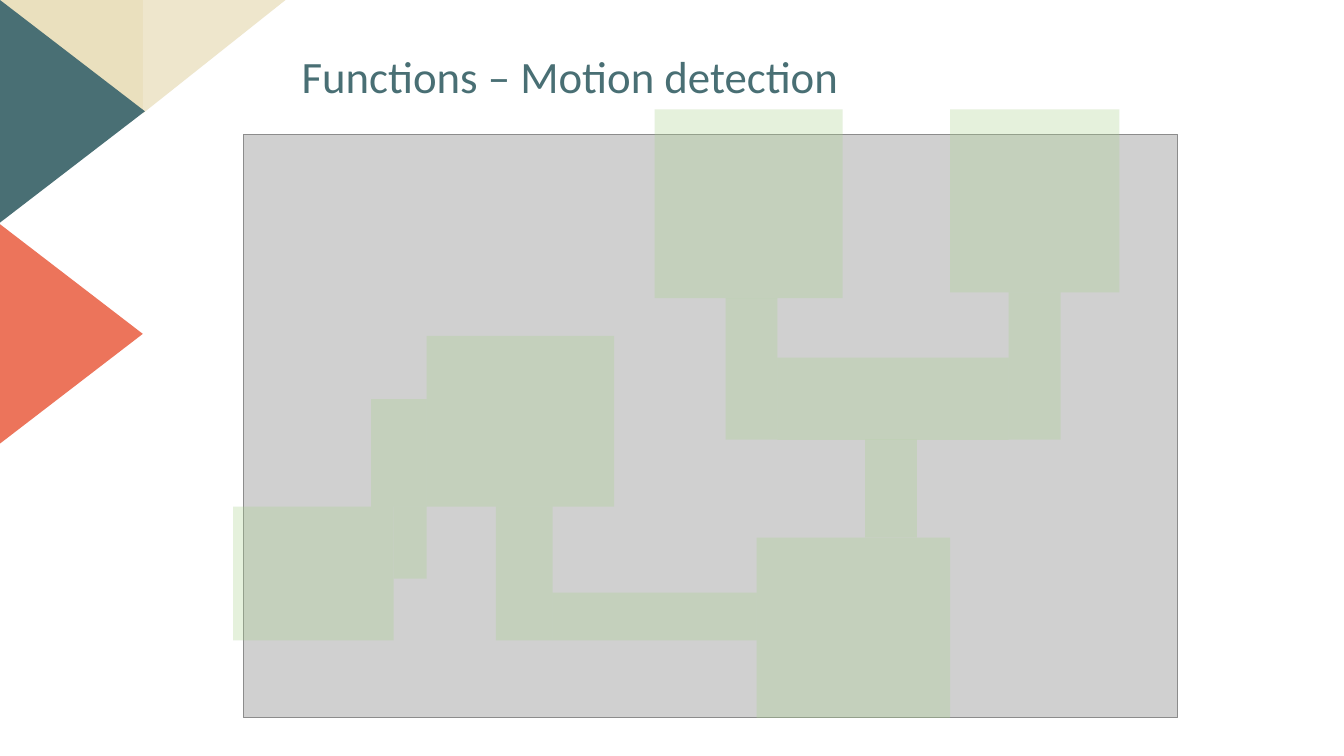
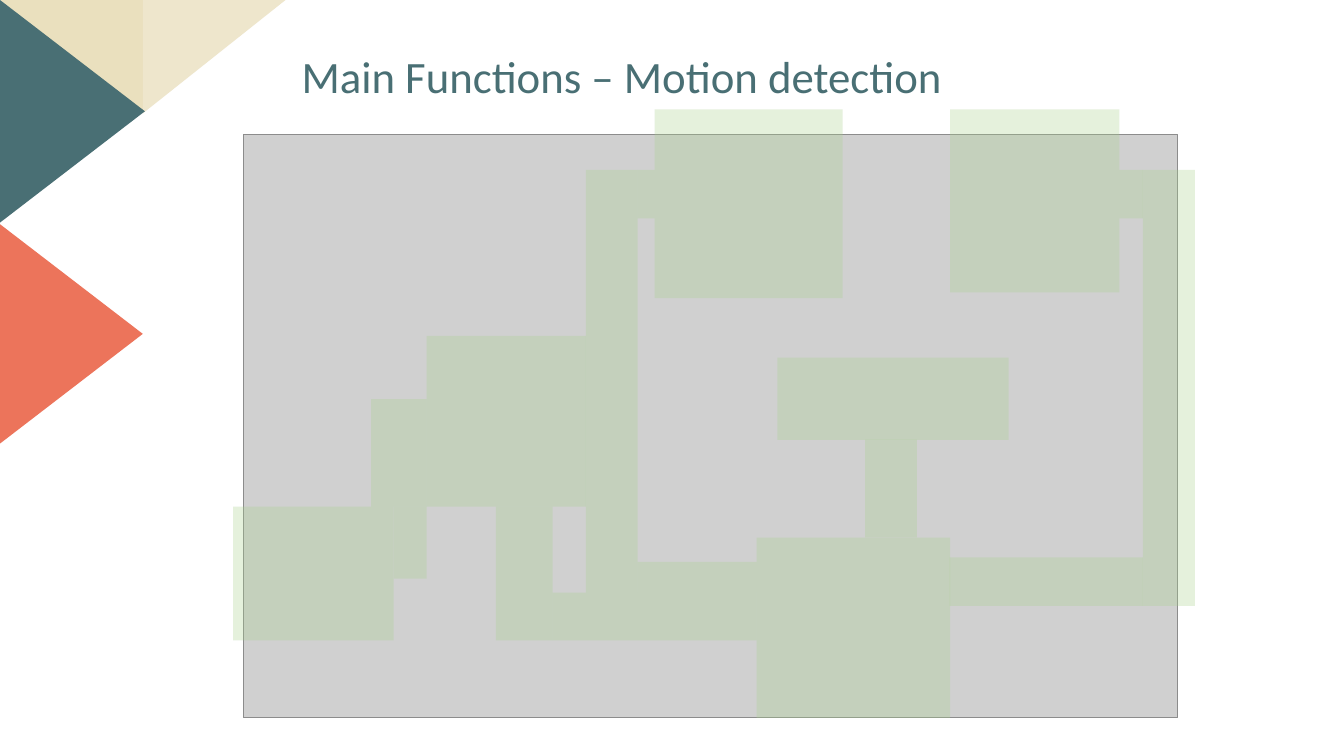
Before and after one commit to KwangwonChoi/CapstoneDesign2, a slide deck: slide 7 of documents/졸프_최종발표.pptx. Drawn at 1344x756 pixels with LibreOffice and Linux fonts; fonts in the diff are those of the drawing; grey boxes stand for pictures. Boxes give left, top, right and bottom in pixels: in the first picture for what was removed or moved away, otherwise in the second. Text is boxed around its words. In the diff, an @@ line names an element or a change of style, - is before the commit and + after.

```diff
--- a/documents/졸프_최종발표.pptx
+++ b/documents/졸프_최종발표.pptx
@@ text at [302, 62, 941, 94]: text changed @@
-Functions – Motion detection
+Main Functions – Motion detection
@@ rectangle: place and size @@
-rectangle at [726, 298, 777, 440]
+rectangle at [586, 170, 637, 593]
@@ rectangle added at [638, 170, 655, 219], fill #A9D18E at 30% opacity @@
@@ rectangle added at [1120, 170, 1143, 219], fill #A9D18E at 30% opacity @@
@@ rectangle: place and size @@
-rectangle at [1009, 292, 1061, 440]
+rectangle at [1143, 170, 1195, 607]
@@ rectangle: place and size @@
-rectangle at [426, 336, 614, 506]
+rectangle at [426, 336, 586, 506]
@@ rectangle added at [638, 562, 757, 593], fill #A9D18E at 30% opacity @@
@@ rectangle added at [950, 558, 1143, 606], fill #A9D18E at 30% opacity @@
```
Also in this commit, not shown: 3 other slides changed, 1 other file.
